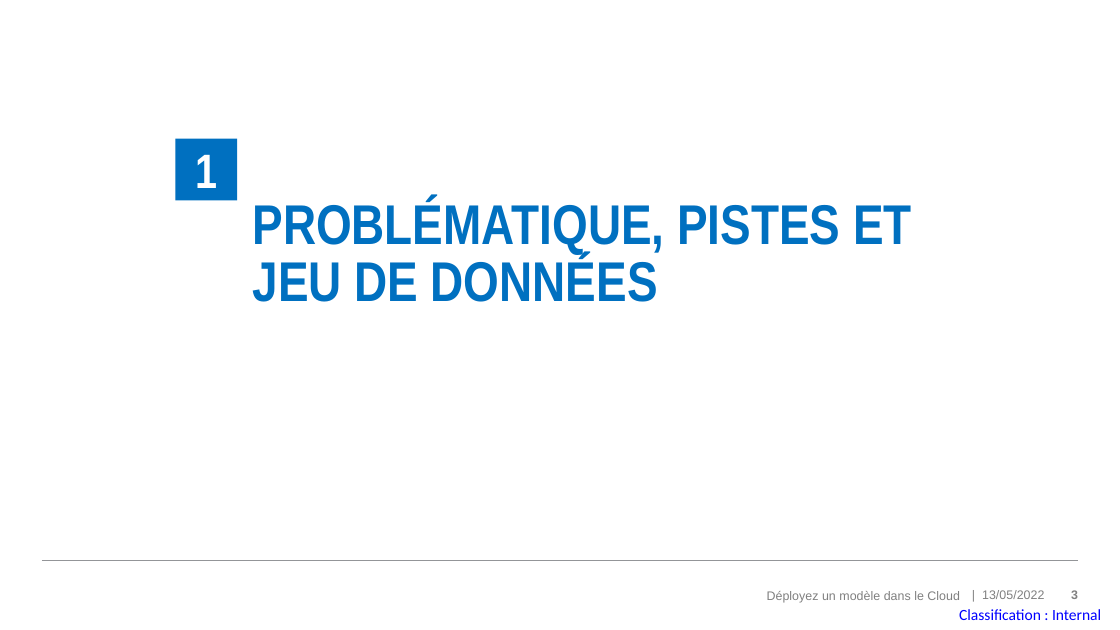
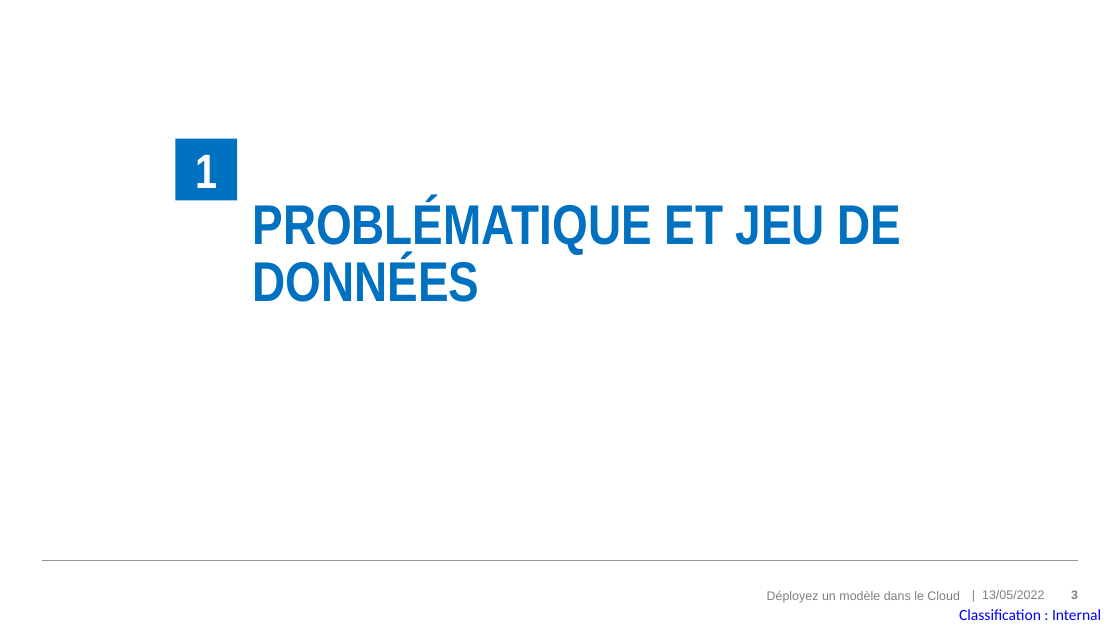
Before and after one commit to MadesLaurence/OpenClassrooms-Fruits-Project-8-, a slide deck: slide 3 of P8_10_support.pptx. Drawn at 1120x630 pixels with LibreOffice and Linux fonts; fonts in the diff are those of the drawing. Boxes give left, top, right and bottom in pixels: in the first picture for what was removed or moved away, otherwise in the second. Text is boxed around its words. In the diff, an @@ line names an element or a change of style, - is before the commit and + after.

```diff
--- a/P8_10_support.pptx
+++ b/P8_10_support.pptx
@@ title at (252, 199, 902, 302): text changed @@
-PROBLÉMATIQUE, PISTES ET JEU DE DONNÉES
+PROBLÉMATIQUE ET JEU DE DONNÉES
```
Also in this commit, not shown: 8 other slides changed, 2 slides added, 1 slide removed, 1 other file.
